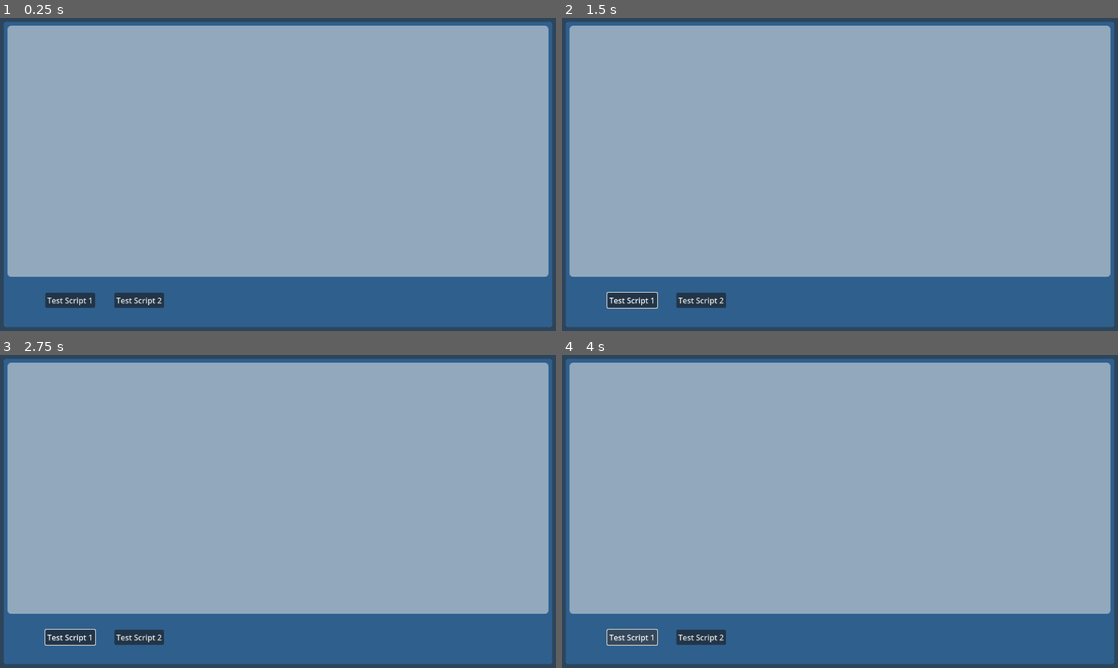
Above: before the commit, frames 1-4 (two rows, left to right).
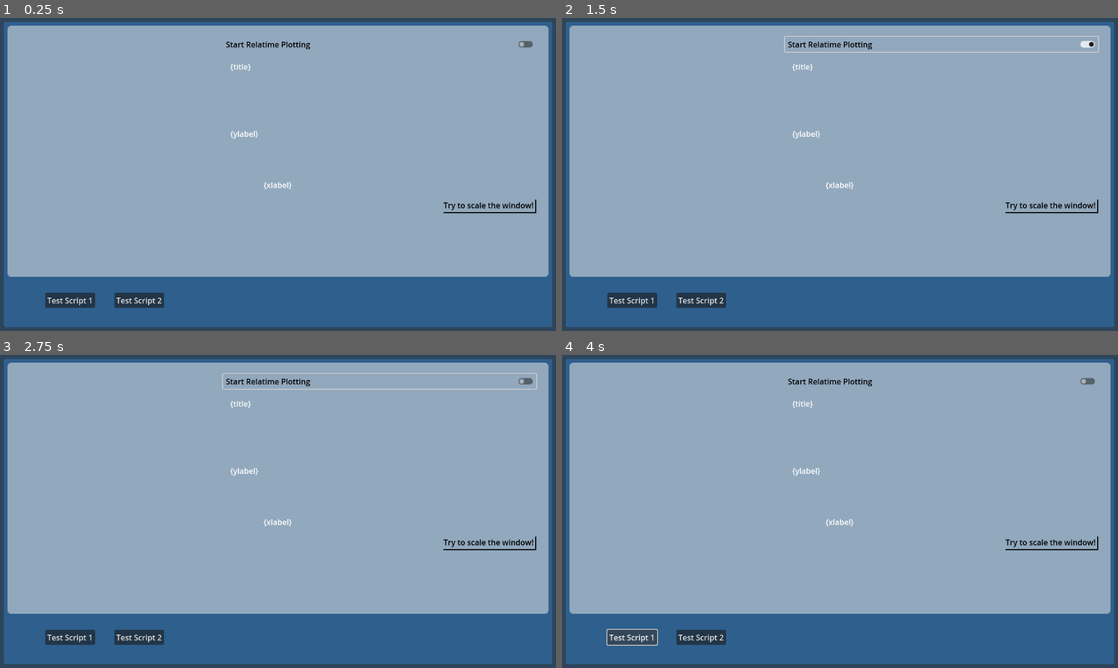
Above: after the commit, the same moments.

Repository: jjwall/morningstar
Game: Godot game, scene res://scenes/main.tscn
Same seed, same stepped clock (60 frames per second), same inputs: the game is played once before the commit and once after it.
Inputs (mouse positions are in pixels of both pictures, inside the frame that each line leads up to):
- Up to frame 1 (0.25 s): no input
- Up to frame 2 (1.5 s): click "Test Script 1" at 0.5 s; click (940, 43) at 1.25 s, where only the run after the commit has a clickable "Start Relatime Plotting"
- Up to frame 3 (2.75 s): click (378, 380) at 2 s, where only the run after the commit has a clickable "Start Relatime Plotting"
- Up to frame 4 (4 s): click "Test Script 2" at 2.75 s; click "Test Script 1" at 3.5 s

The runs differ from the first frame. In frame 1, 0.6% of the frame differs, in the area x 40-97%, y 7-63%; in frame 2, 1.0%, in the area x 8-97%, y 5-93%; in frame 3, 1.0%; in frame 4, 0.6%.
Error before the commit: Invalid access of index '1' on a base object of type: 'Array'. (res://scenes/main.gd:16)
Error after the commit: Parse Error: Identifier "ECUtilities" not declared in the current scope. (res://addons/easy_charts/control_charts/chart.gd:134)

Commit message:
printing voltages to GUI chart. Looks like only 100 of 5000 can fit currently

Diff:
--- a/gui/scenes/main.gd
+++ b/gui/scenes/main.gd
@@ -15,7 +15,8 @@
 	var outputs = Python.exec_capture_wavelengths()
 	var voltages = str_to_var(outputs[1])
 	#$WavelengthChart.plot_chart(voltages)
-	print(voltages)
+	#print(voltages)
+	$BarChart.plot_points(voltages)
 
 
 func _on_button_2_pressed() -> void:
--- a/gui/scenes/main.tscn
+++ b/gui/scenes/main.tscn
@@ -1,7 +1,8 @@
-[gd_scene load_steps=3 format=3 uid="uid://cpmefhvf5myj3"]
+[gd_scene load_steps=4 format=3 uid="uid://cpmefhvf5myj3"]
 
 [ext_resource type="Script" path="res://scenes/main.gd" id="1_2om02"]
 [ext_resource type="Texture2D" uid="uid://dtd3fj22o0cy5" path="res://assets/textures/ui_background.png" id="1_77qsr"]
+[ext_resource type="PackedScene" uid="uid://dbtgnlgjeoxj4" path="res://widgets/bar_chart/bar_chart.tscn" id="3_o3hiu"]
 
 [node name="Main" type="Control"]
 layout_mode = 3
@@ -34,5 +35,12 @@
 text = "Test Script 2
 "
 
+[node name="BarChart" parent="." instance=ExtResource("3_o3hiu")]
+layout_mode = 1
+offset_left = 462.0
+offset_top = 39.0
+offset_right = -41.0
+offset_bottom = -244.0
+
 [connection signal="pressed" from="Button1" to="." method="_on_button_1_pressed"]
 [connection signal="pressed" from="Button2" to="." method="_on_button_2_pressed"]
--- /dev/null
+++ b/gui/widgets/bar_chart/bar_chart.gd
@@ -0,0 +1,69 @@
+extends Control
+
+@onready var chart: Chart = $VBoxContainer/Chart
+
+# This Chart will plot 3 different functions
+var f1: Function
+#var x: Array = [1, 2, 3, 4, 5, 6, 7, 8, 9, 10]
+#var voltages: Array = [20, 10, 50, 30, 40, 70, 80, 10, 20, 10]
+
+func plot_points(voltages):
+	for n in voltages.size():
+		f1.add_point(n + 1, voltages[n])
+		chart.queue_redraw()
+
+func _ready():
+	# Let's create our @x values
+	var x: Array = [0]
+
+	# And our y values. It can be an n-size array of arrays.
+	# NOTE: `x.size() == y.size()` or `x.size() == y[n].size()`
+	var y: Array = [0]
+
+	# Let's customize the chart properties, which specify how the chart
+	# should look, plus some additional elements like labels, the scale, etc...
+	var cp: ChartProperties = ChartProperties.new()
+	cp.colors.frame = Color.TRANSPARENT
+	cp.colors.background = Color.TRANSPARENT
+	cp.colors.grid = Color("#283442")
+	cp.colors.ticks = Color("#283442")
+	cp.colors.text = Color.WHITE_SMOKE
+	cp.y_scale = 10
+	cp.draw_origin = true
+	cp.draw_bounding_box = false
+	cp.draw_vertical_grid = false
+	cp.interactive = true # false by default, it allows the chart to create a tooltip to show point values
+	# and interecept clicks on the plot
+
+	# Let's add values to our functions
+	f1 = Function.new(
+		x, y, "User", # This will create a function with x and y values taken by the Arrays
+						# we have created previously. This function will also be named "Pressure"
+						# as it contains 'pressure' values.
+						# If set, the name of a function will be used both in the Legend
+						# (if enabled thourgh ChartProperties) and on the Tooltip (if enabled).
+		{
+			type = Function.Type.BAR,
+			bar_size = 1
+		}
+	)
+
+	# Now let's plot our data
+	chart.plot([f1], cp)
+
+	# Uncommenting this line will show how real time data plotting works
+	#set_process(false)
+
+#var new_val: float = 4.5
+
+#func _process(delta: float):
+	## This function updates the values of a function and then updates the plot
+	#new_val += 5
+	#
+	## we can use the `Function.add_point(x, y)` method to update a function
+	#f1.add_point(new_val, cos(new_val) * 20)
+	#chart.queue_redraw() # This will force the Chart to be updated
+#
+#
+#func _on_CheckButton_pressed():
+	#set_process(not is_processing())
--- a/gui/widgets/multiplot_chart/control.tscn
+++ b/gui/widgets/bar_chart/bar_chart.tscn
@@ -1,16 +1,24 @@
-[gd_scene load_steps=3 format=3 uid="uid://7v0v5lsl0kqe"]
+[gd_scene load_steps=4 format=3 uid="uid://dbtgnlgjeoxj4"]
 
-[ext_resource type="Script" path="res://addons/easy_charts/examples/multiplot/Control.gd" id="1"]
+[ext_resource type="Script" path="res://widgets/bar_chart/bar_chart.gd" id="1_7o6f2"]
 [ext_resource type="PackedScene" uid="uid://dlwq4kmdb3bhs" path="res://addons/easy_charts/control_charts/chart.tscn" id="2"]
 
-[node name="WavelengthChart" type="Control"]
+[sub_resource type="StyleBoxFlat" id="1"]
+content_margin_right = 5.0
+content_margin_bottom = 5.0
+draw_center = false
+border_width_right = 2
+border_width_bottom = 2
+border_color = Color(0, 0, 0, 1)
+
+[node name="BarChart" type="Control"]
 layout_mode = 3
 anchors_preset = 15
 anchor_right = 1.0
 anchor_bottom = 1.0
 grow_horizontal = 2
 grow_vertical = 2
-script = ExtResource("1")
+script = ExtResource("1_7o6f2")
 
 [node name="VBoxContainer" type="VBoxContainer" parent="."]
 layout_mode = 0
@@ -30,4 +38,11 @@
 [node name="Chart" parent="VBoxContainer" instance=ExtResource("2")]
 layout_mode = 2
 
+[node name="Label" type="Label" parent="VBoxContainer"]
+layout_mode = 2
+size_flags_horizontal = 8
+theme_override_colors/font_color = Color(0, 0, 0, 1)
+theme_override_styles/normal = SubResource("1")
+text = "Try to scale the window!"
+
 [connection signal="pressed" from="VBoxContainer/CheckButton" to="." method="_on_CheckButton_pressed"]
--- a/gui/widgets/multiplot_chart/control.gd
+++ /dev/null
@@ -1,80 +0,0 @@
-extends Control
-
-@onready var chart: Chart = $VBoxContainer/Chart
-
-# This Chart will plot 3 different functions
-var f1: Function
-var f2: Function
-var f3: Function
-
-func _ready():
-    # Let's create our @x values
-    var x: Array = ArrayOperations.multiply_float(range(-10, 11, 1), 0.5)
-
-    # And our y values. It can be an n-size array of arrays.
-    # NOTE: `x.size() == y.size()` or `x.size() == y[n].size()`
-    var y: Array = ArrayOperations.multiply_int(ArrayOperations.cos(x), 20)
-    var y2: Array = ArrayOperations.add_float(ArrayOperations.multiply_int(ArrayOperations.sin(x), 20), 20)
-    var y3: Array = ArrayOperations.add_float(ArrayOperations.multiply_int(ArrayOperations.cos(x), -5), -3)
-
-    # Let's customize the chart properties, which specify how the chart
-    # should look, plus some additional elements like labels, the scale, etc...
-    var cp: ChartProperties = ChartProperties.new()
-    cp.colors.frame = Color("#161a1d")
-    cp.colors.background = Color.TRANSPARENT
-    cp.colors.grid = Color("#283442")
-    cp.colors.ticks = Color("#283442")
-    cp.colors.text = Color.WHITE_SMOKE
-    cp.draw_bounding_box = false
-    cp.show_legend = true
-    cp.title = "Air Quality Monitoring"
-    cp.x_label = "Time"
-    cp.y_label = "Sensor values"
-    cp.x_scale = 5
-    cp.y_scale = 10
-    cp.interactive = true # false by default, it allows the chart to create a tooltip to show point values
-    # and interecept clicks on the plot
-
-    # Let's add values to our functions
-    f1 = Function.new(
-        x, y, "Pressure", # This will create a function with x and y values taken by the Arrays
-                        # we have created previously. This function will also be named "Pressure"
-                        # as it contains 'pressure' values.
-                        # If set, the name of a function will be used both in the Legend
-                        # (if enabled thourgh ChartProperties) and on the Tooltip (if enabled).
-        # Let's also provide a dictionary of configuration parameters for this specific function.
-        {
-            color = Color("#36a2eb"), 		# The color associated to this function
-            marker = Function.Marker.NONE, 	# The marker that will be displayed for each drawn point (x,y)
-                                            # since it is `NONE`, no marker will be shown.
-            type = Function.Type.AREA, 		# This defines what kind of plotting will be used,
-                                            # in this case it will be an Area Chart.
-            interpolation = Function.Interpolation.STAIR	# Interpolation mode, only used for
-                                                            # Line Charts and Area Charts.
-        }
-    )
-    f2 = Function.new(x, y2, "Humidity", { color = Color("#ff6384"), marker = Function.Marker.CROSS })
-    f3 = Function.new(x, y3, "CO2", { color = Color.GREEN, marker = Function.Marker.TRIANGLE })
-
-    # Now let's plot our data
-    chart.plot([f1, f2, f3], cp)
-
-    # Uncommenting this line will show how real time data plotting works
-    set_process(false)
-
-
-var new_val: float = 4.5
-
-func _process(delta: float):
-    # This function updates the values of a function and then updates the plot
-    new_val += 5
-
-    # we can use the `Function.add_point(x, y)` method to update a function
-    f1.add_point(new_val, cos(new_val) * 20)
-    f2.add_point(new_val, (sin(new_val) * 20) + 20)
-    f3.add_point(new_val, (cos(new_val) * -5) - 3)
-    chart.queue_redraw() # This will force the Chart to be updated
-
-
-func _on_CheckButton_pressed():
-    set_process(not is_processing())
Not shown, changed: gui/addons/easy_charts/control_charts/chart.gd
